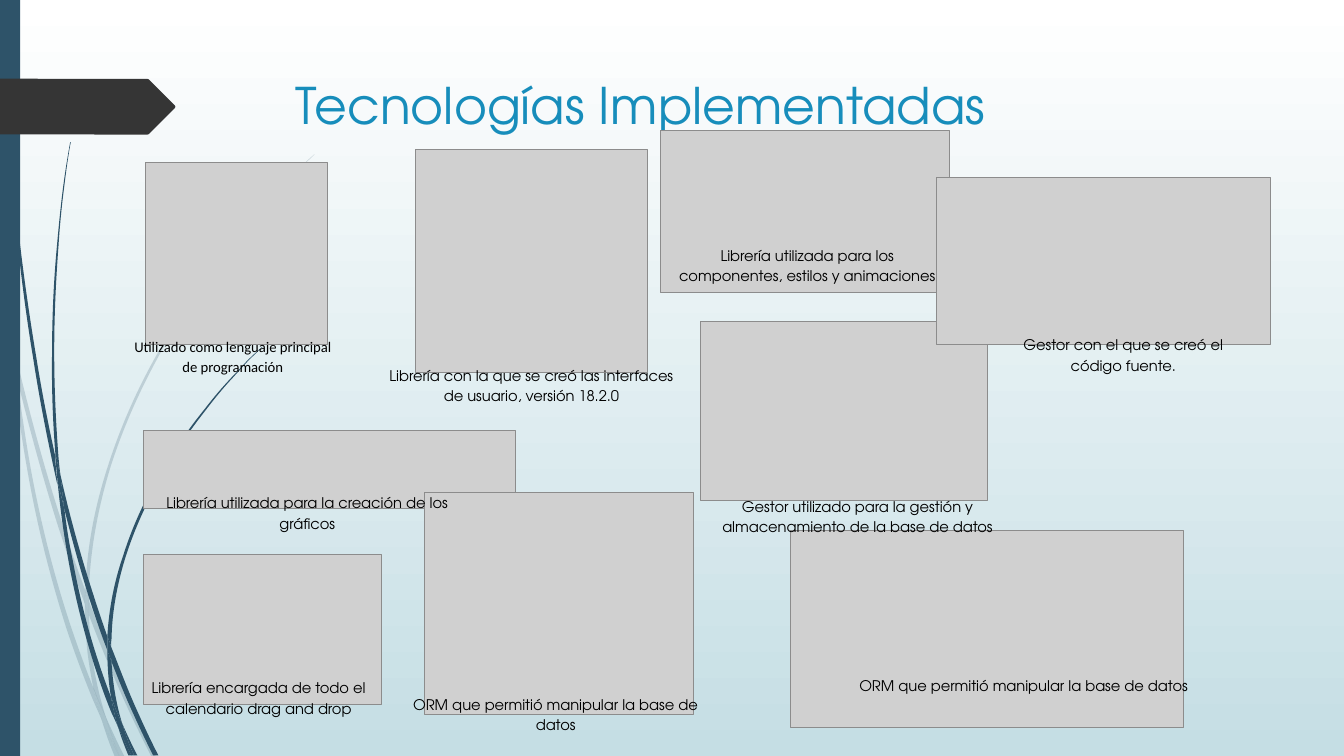
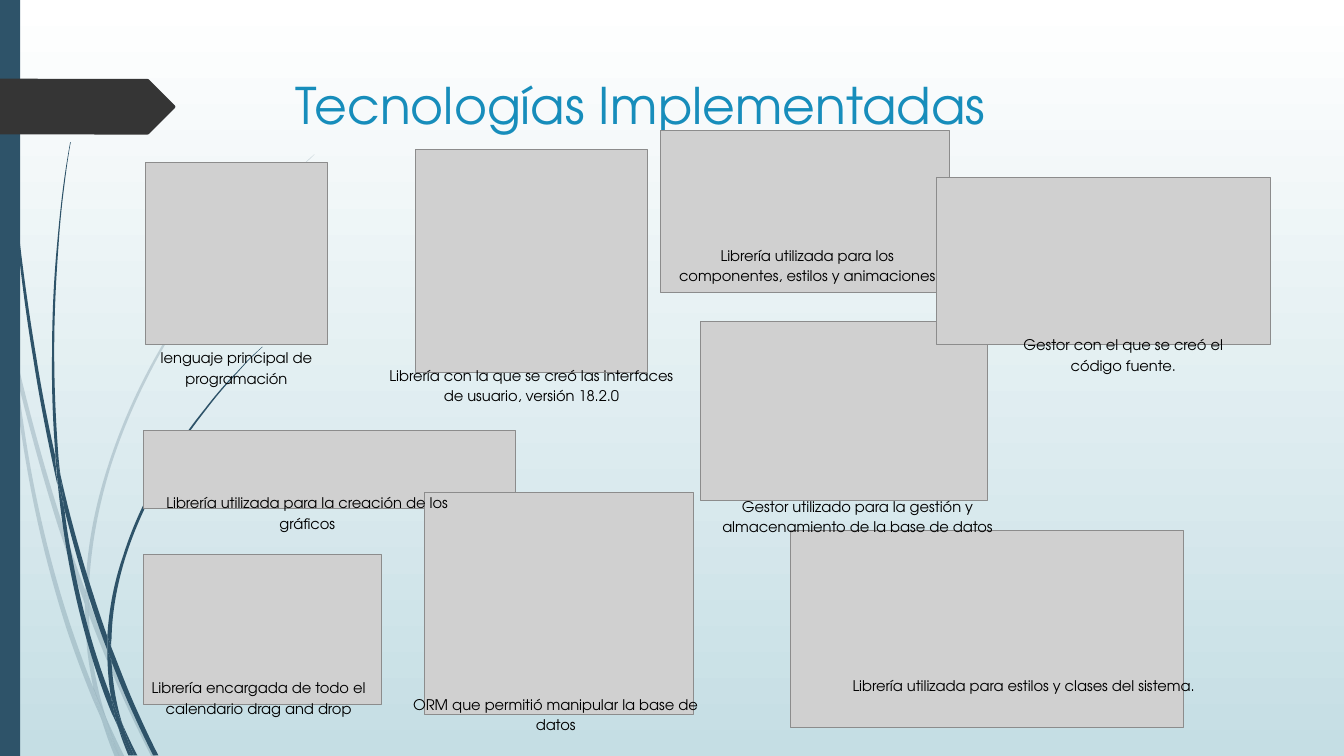
Before and after one commit to MarcosIscovich/ProyectoPeluImagen, a slide deck: slide 6 of Documentacion/PresentaciónProyectoFinal.pptx. Drawn at 1344x756 pixels with LibreOffice and Linux fonts; fonts in the diff are those of the drawing; grey boxes stand for pictures. Boxes give left, top, right and bottom in pixels: in the first picture for what was removed or moved away, otherwise in the second. Text is boxed around its words. In the diff, an @@ line names an element or a change of style, - is before the commit and + after.

Commit message:
modificaciones power

```diff
--- a/Documentacion/PresentaciónProyectoFinal.pptx
+++ b/Documentacion/PresentaciónProyectoFinal.pptx
@@ text at [161, 348, 313, 391]: text changed; font Calibri to TeX Gyre Adventor @@
-Utilizado como lenguaje principal de programación
+lenguaje principal de programación
@@ text at [853, 676, 1194, 699]: text changed @@
-ORM que permitió manipular la base de datos
+Librería utilizada para estilos y clases del sistema.
```
